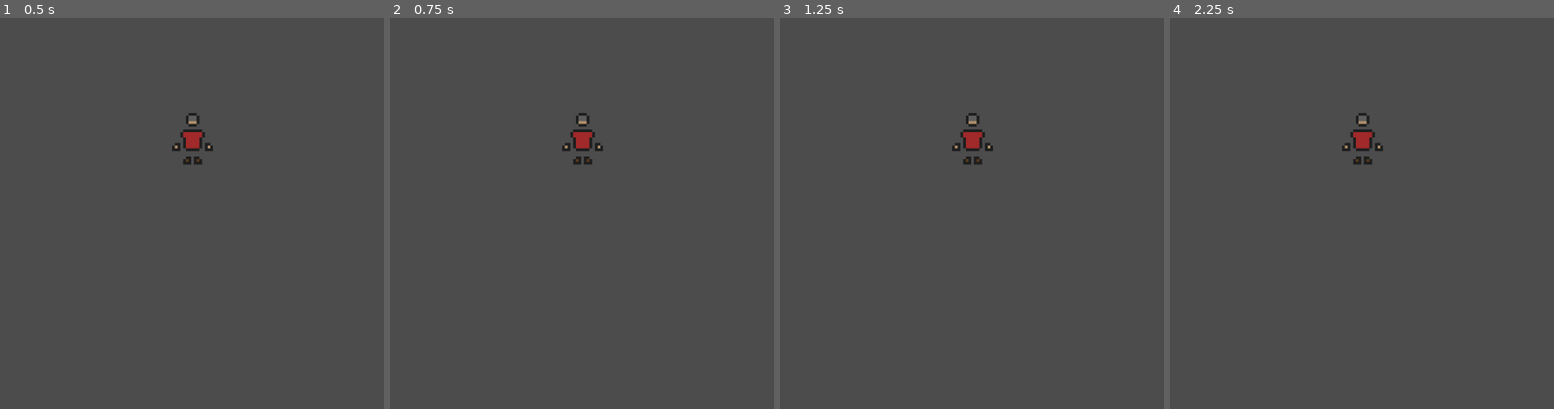
Above: before the commit, frames 1-4 (left to right).
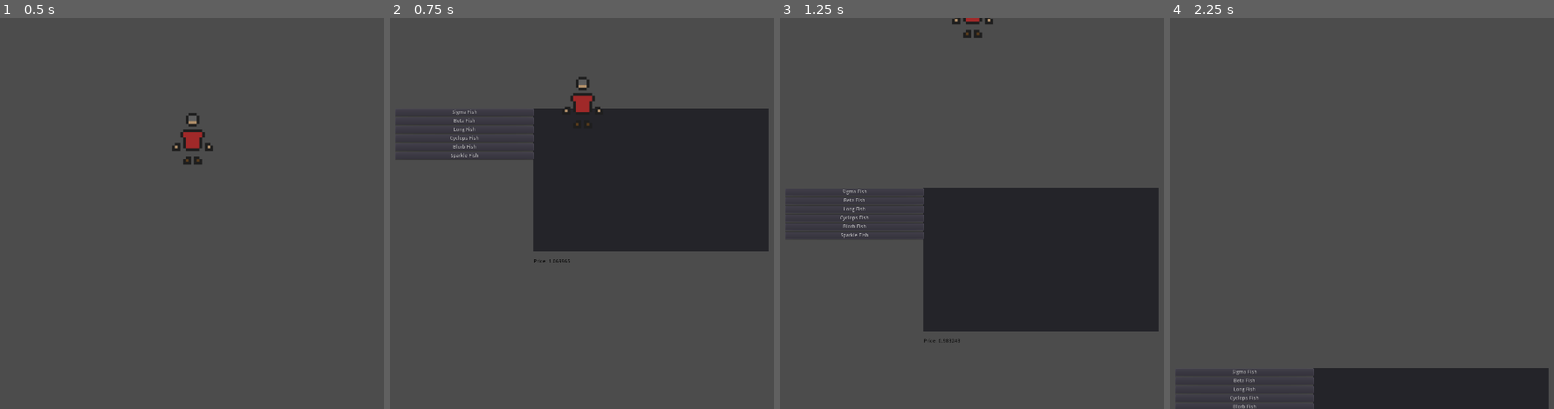
Above: after the commit, the same moments.

Repository: lewyche/Fish-Market-Simulator-2D
Game: Godot game, scene res://Nodes/World.tscn
Same seed, same stepped clock (60 frames per second), same inputs: the game is played once before the commit and once after it.
Inputs (mouse positions are in pixels of both pictures, inside the frame that each line leads up to):
- Up to frame 1 (0.5 s): no input
- Up to frame 2 (0.75 s): tap Enter at 0.5 s; move the mouse to (701, 213) at 0.52 s; hold Up (Up, bound only after the commit) from 0.53 s (still down); tap P (open_market, bound only after the commit) at 0.6 s
- Up to frame 3 (1.25 s): keep holding Up (Up, bound only after the commit)
- Up to frame 4 (2.25 s): keep holding Up (Up, bound only after the commit); move the mouse to (1408, 213) at 1.27 s; click (1408, 213) at 1.35 s; tap P (open_market, bound only after the commit) at 1.55, 2.1 s; tap Space at 2 s; move the mouse to (1461, 205) at 2.02 s

Frame 1 is identical in both runs. In frame 2, 23% of the frame differs, in the area x 3-99%, y 15-63%; in frame 3, 24%, in the area x 3-99%, y 0-84%; in frame 4, 7.1%.

Commit message:
fix some keybind things and let player use mouse when opened panel

Diff:
--- a/Nodes/World.gd
+++ b/Nodes/World.gd
@@ -5,8 +5,9 @@
 func _input(event):
 	if toggled == false:
 		if Input.is_action_just_pressed("open_market"):
-			print("bruh")
 			toggled = true
+
+			Input.set_mouse_mode(Input.MOUSE_MODE_VISIBLE)
 
 			get_node("Fish Market Panel").visible = true
 			get_node("Fish Market Panel").open_market()
@@ -18,6 +19,8 @@
 			get_node("Fish Market Panel").visible = false
 			get_node("Fish Market Panel").close_market()
 
+			Input.set_mouse_mode(Input.MOUSE_MODE_CAPTURED)
+
 # Called when the node enters the scene tree for the first time.
 func _ready():
 	pass # Replace with function body.
--- a/Nodes/World.tscn
+++ b/Nodes/World.tscn
@@ -1,5 +1,4 @@
-
-[gd_scene load_steps=11 format=2]
+[gd_scene load_steps=13 format=2]
 
 [ext_resource path="res://Nodes/Player.tscn" type="PackedScene" id=1]
 [ext_resource path="res://Assets/Scripts/QuitButton.gd" type="Script" id=2]
@@ -7,8 +6,10 @@
 [ext_resource path="res://Assets/Scripts/Inventory.gd" type="Script" id=4]
 [ext_resource path="res://Assets/Lulo Clean W01 One Bold.ttf" type="DynamicFontData" id=5]
 [ext_resource path="res://Assets/Scripts/MenuItem.gd" type="Script" id=6]
+[ext_resource path="res://Nodes/Fish Market Panel.tscn" type="PackedScene" id=7]
+[ext_resource path="res://Nodes/World.gd" type="Script" id=8]
 
-[sub_resource type="DynamicFont" id=3]
+[sub_resource type="DynamicFont" id=1]
 size = 35
 font_data = ExtResource( 5 )
 
@@ -18,14 +19,15 @@
 outline_color = Color( 0.121569, 0.286275, 0.498039, 1 )
 font_data = ExtResource( 5 )
 
-[sub_resource type="DynamicFont" id=4]
+[sub_resource type="DynamicFont" id=3]
 size = 17
 font_data = ExtResource( 5 )
 
-[sub_resource type="Theme" id=5]
-default_font = SubResource( 4 )
+[sub_resource type="Theme" id=4]
+default_font = SubResource( 3 )
 
 [node name="World" type="Node2D"]
+script = ExtResource( 8 )
 
 [node name="WorldCanvas" type="CanvasLayer" parent="."]
 
@@ -81,6 +83,9 @@
 margin_top = -239.0
 margin_right = 946.0
 margin_bottom = -123.0
-theme = SubResource( 5 )
+theme = SubResource( 4 )
 text = "asdsdsdsd"
 script = ExtResource( 6 )
+
+[node name="Fish Market Panel" parent="." instance=ExtResource( 7 )]
+visible = false
--- a/project.godot
+++ b/project.godot
@@ -24,22 +24,22 @@
 
 Left={
 "deadzone": 0.5,
-"events": [ Object(InputEventKey,"resource_local_to_scene":false,"resource_name":"","device":0,"alt":false,"shift":false,"control":false,"meta":false,"command":false,"pressed":false,"scancode":0,"physical_scancode":65,"unicode":0,"echo":false,"script":null)
+"events": [ Object(InputEventKey,"resource_local_to_scene":false,"resource_name":"","device":0,"alt":false,"shift":false,"control":false,"meta":false,"command":false,"pressed":false,"scancode":16777231,"unicode":0,"echo":false,"script":null)
  ]
 }
 Right={
 "deadzone": 0.5,
-"events": [ Object(InputEventKey,"resource_local_to_scene":false,"resource_name":"","device":0,"alt":false,"shift":false,"control":false,"meta":false,"command":false,"pressed":false,"scancode":0,"physical_scancode":68,"unicode":0,"echo":false,"script":null)
+"events": [ Object(InputEventKey,"resource_local_to_scene":false,"resource_name":"","device":0,"alt":false,"shift":false,"control":false,"meta":false,"command":false,"pressed":false,"scancode":16777233,"unicode":0,"echo":false,"script":null)
  ]
 }
 Up={
 "deadzone": 0.5,
-"events": [ Object(InputEventKey,"resource_local_to_scene":false,"resource_name":"","device":0,"alt":false,"shift":false,"control":false,"meta":false,"command":false,"pressed":false,"scancode":0,"physical_scancode":87,"unicode":0,"echo":false,"script":null)
+"events": [ Object(InputEventKey,"resource_local_to_scene":false,"resource_name":"","device":0,"alt":false,"shift":false,"control":false,"meta":false,"command":false,"pressed":false,"scancode":16777232,"unicode":0,"echo":false,"script":null)
  ]
 }
 Down={
 "deadzone": 0.5,
-"events": [ Object(InputEventKey,"resource_local_to_scene":false,"resource_name":"","device":0,"alt":false,"shift":false,"control":false,"meta":false,"command":false,"pressed":false,"scancode":0,"physical_scancode":83,"unicode":0,"echo":false,"script":null)
+"events": [ Object(InputEventKey,"resource_local_to_scene":false,"resource_name":"","device":0,"alt":false,"shift":false,"control":false,"meta":false,"command":false,"pressed":false,"scancode":16777234,"unicode":0,"echo":false,"script":null)
  ]
 }
 Punch={
@@ -49,8 +49,12 @@
 }
 Escape={
 "deadzone": 0.5,
-"events": [ Object(InputEventKey,"resource_local_to_scene":false,"resource_name":"","device":0,"alt":false,"shift":false,"control":false,"meta":false,"command":false,"pressed":false,"scancode":0,"physical_scancode":16777217,"unicode":0,"echo":false,"script":null)
-
+"events": [ Object(InputEventKey,"resource_local_to_scene":false,"resource_name":"","device":0,"alt":false,"shift":false,"control":false,"meta":false,"command":false,"pressed":false,"scancode":16777217,"unicode":0,"echo":false,"script":null)
+ ]
+}
+open_market={
+"deadzone": 0.5,
+"events": [ Object(InputEventKey,"resource_local_to_scene":false,"resource_name":"","device":0,"alt":false,"shift":false,"control":false,"meta":false,"command":false,"pressed":false,"scancode":80,"unicode":0,"echo":false,"script":null)
  ]
 }
 
Not shown: 1 places in Nodes/World.tscn that only renumber resources
